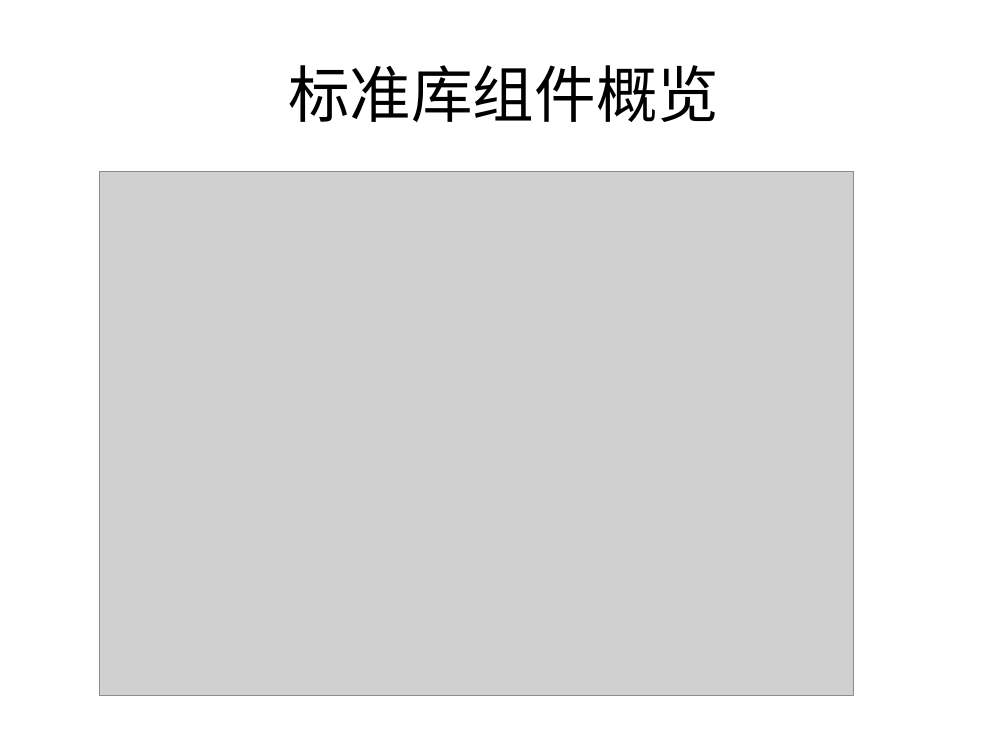
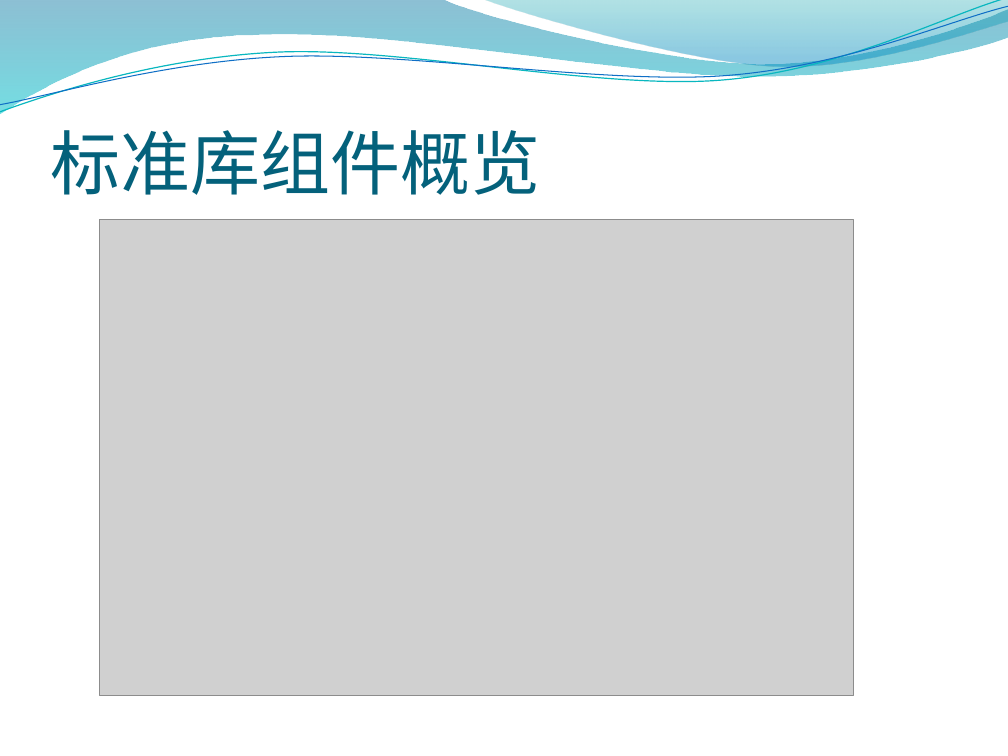
Before and after one commit to justery/JoyCpp, a slide deck: slide 2 of JoyCpp/rb_tree/rb_tree.pptx. Drawn at 1008x756 pixels with LibreOffice and Linux fonts; fonts in the diff are those of the drawing; grey boxes stand for pictures; background and template pictures are left out. Boxes give left, top, right and bottom in pixels: in the first picture for what was removed or moved away, otherwise in the second. Text is boxed around its words. In the diff, an @@ line names an element or a change of style, - is before the commit and + after.

```diff
--- a/JoyCpp/rb_tree/rb_tree.pptx
+++ b/JoyCpp/rb_tree/rb_tree.pptx
@@ freeform shape added at (0, 0, 1008, 114), fill gradient #0074A1 to #00C6CF @@
@@ freeform shape added at (0, 0, 1008, 117), outline #0AB8BF 0.85 pt @@
@@ freeform shape added at (0, 6, 1008, 112), outline #0F6FC6 0.75 pt @@
@@ freeform shape added at (483, 0, 1008, 70), fill gradient #00A1A9 to #008BBF @@
@@ title "标准库组件概览": place and size @@
-title "标准库组件概览" at (288, 65, 719, 122)
+title "标准库组件概览" at (50, 130, 540, 195)
@@ title "标准库组件概览" at (50, 130, 540, 195): size 44 to 50 pt, text colour #000000 to #04617B; alignment centre to left; vertical alignment middle to bottom @@
@@ picture: place and size @@
-picture at (99, 171, 853, 696)
+picture at (99, 220, 853, 696)
```
Also in this commit, not shown: 14 other slides changed, 5 slides added, 2 slides removed, 3 other files.
